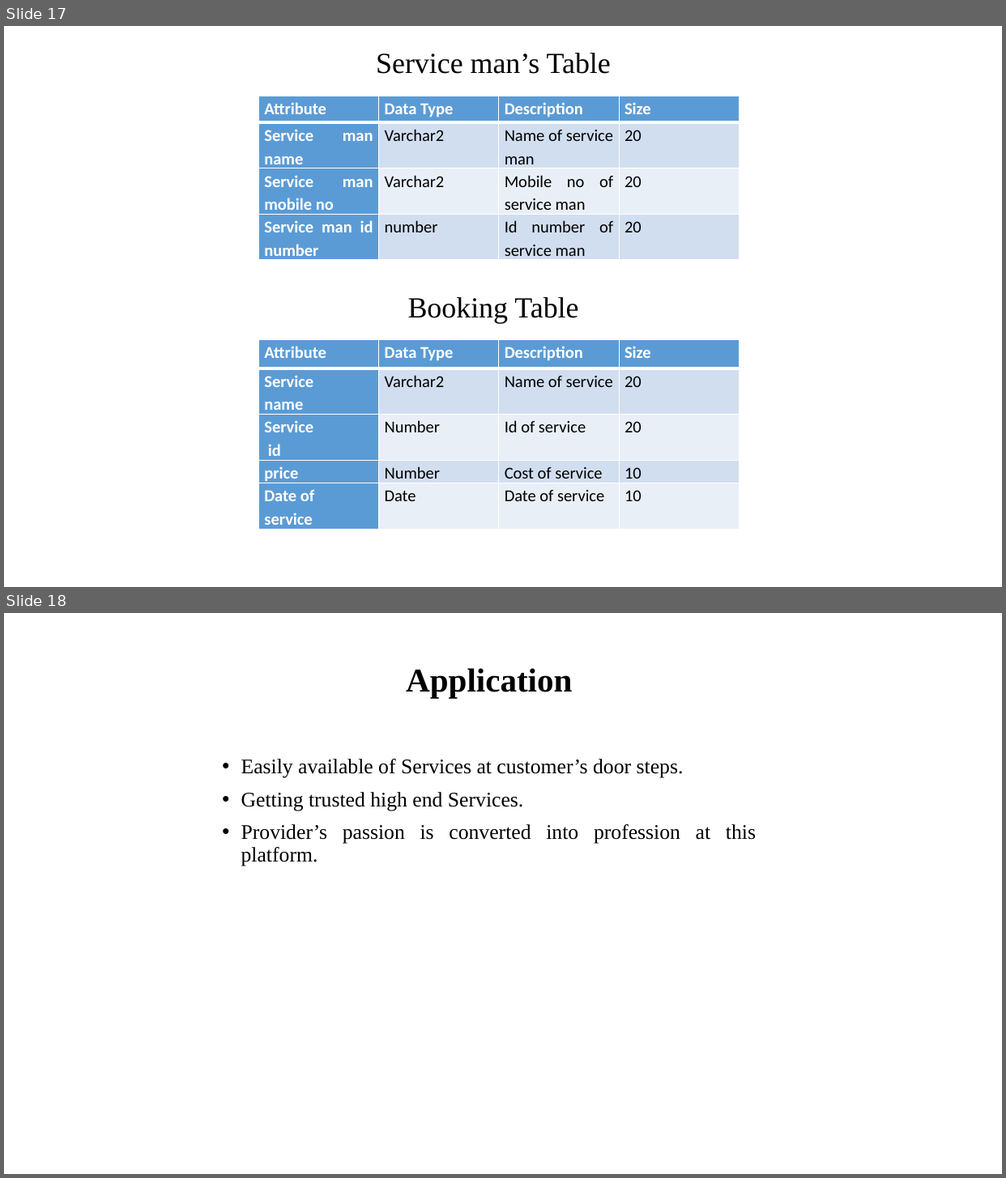
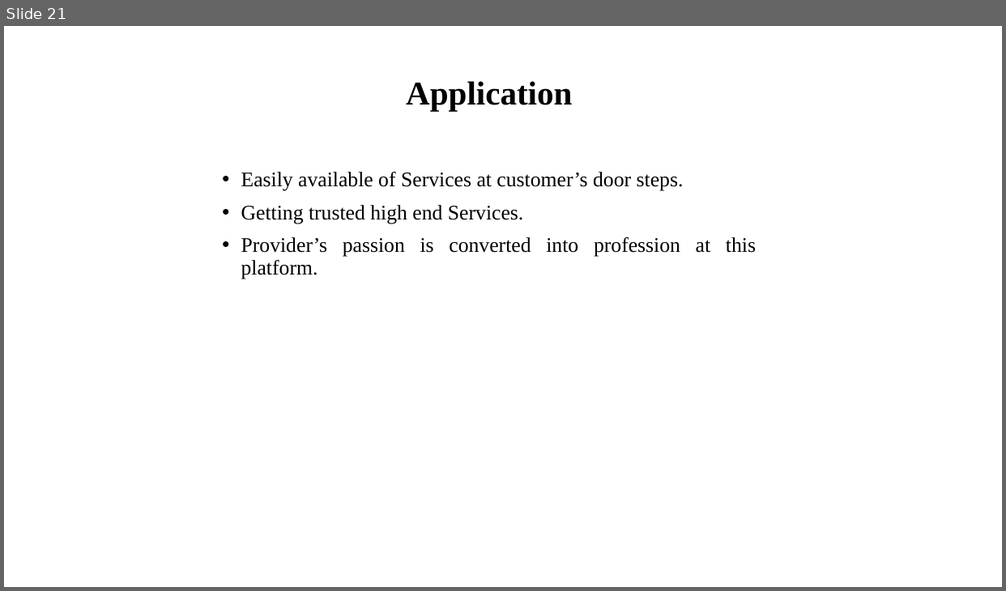
Before and after one commit to JSK-Developers/HEY-Provider-, a slide deck: HEY_Provider.pptx. Shown one above the other, each under a label of ours: slides 17 and 18 before the commit, slide 21 after it. The pictures are 1006x1178 and 1006x591 pixels, drawn with LibreOffice and Linux fonts; fonts in the diff are those of the drawing. Boxes give left, top, right and bottom in pixels: in the first picture for what was removed or moved away, otherwise in the second. Text is boxed around its words. In the diff, an @@ line names an element or a change of style, - is before the commit and + after.

```diff
--- a/HEY_Provider.pptx
+++ b/HEY_Provider.pptx
@@ slide 17 removed at [4,26,1002,587], background #FFFFFF @@
@@ text removed at [376,53,611,74] @@
-Service man’s Table
@@ table removed at [258,96,738,264], 4 rows, 4 columns @@
-Attribute | Data Type | Description | Size
-Service man name | Varchar2 | Name of service man | 20
-Service man mobile no | Varchar2 | Mobile no of service man | 20
-Service man id number | number | Id number of service man | 20
@@ text removed at [408,297,578,324] @@
-Booking Table
@@ table removed at [258,339,738,533], 5 rows, 4 columns @@
-Attribute | Data Type | Description | Size
-Service / name | Varchar2 | Name of service | 20
-Service / id | Number | Id of service | 20
-price | Number | Cost of service | 10
-Date of / service | Date | Date of service | 10
@@ what was slide 18 is now slide 21 @@
```
Also in this commit, not shown: 6 slides changed, 4 slides added, 5 other files.
